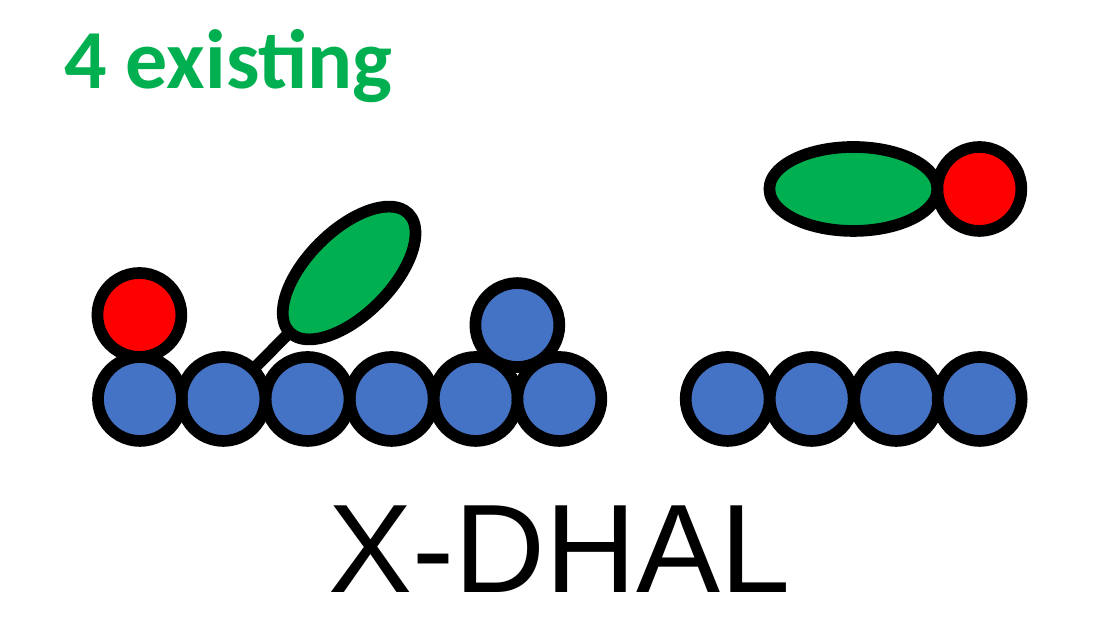
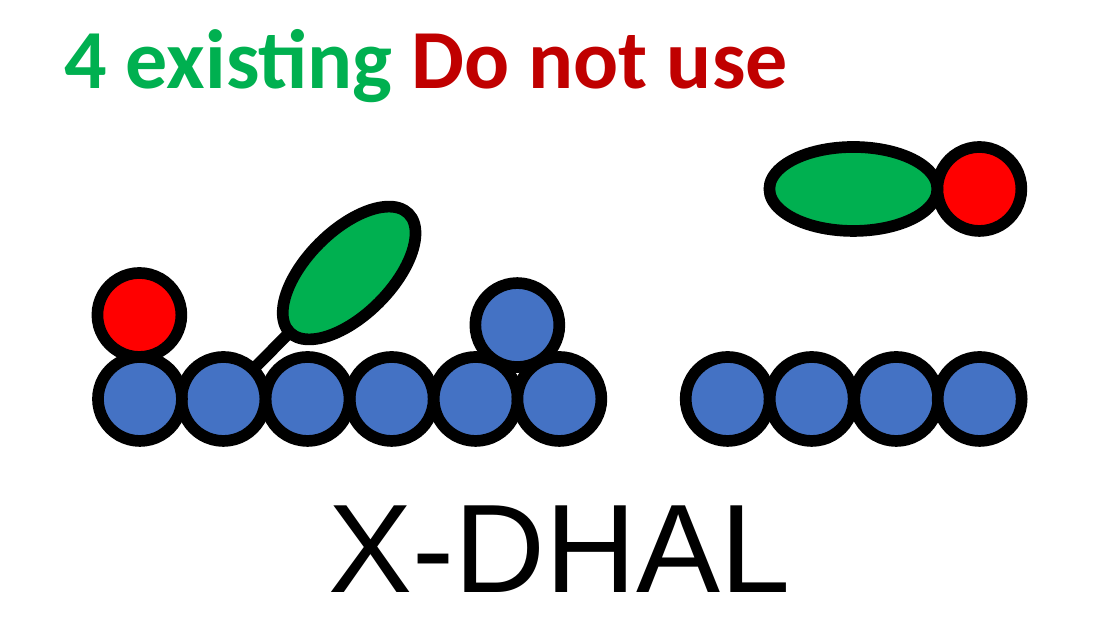
Before and after one commit to rzk1/ullmann, a slide deck: slide 28 of Labels/labels.pptx. Drawn at 1120x630 pixels with LibreOffice and Linux fonts; fonts in the diff are those of the drawing. Boxes give left, top, right and bottom in pixels: in the first picture for what was removed or moved away, otherwise in the second. Text is boxed around its words. In the diff, an @@ line names an element or a change of style, - is before the commit and + after.

Commit message:
Labels pre-existing, minor corrections

```diff
--- a/Labels/labels.pptx
+++ b/Labels/labels.pptx
@@ text at (64,29,788,103): text changed @@
-4 existing
+4 existing Do not use
```
Also in this commit, not shown: 5 other slides changed, 1 slide added, 21 other files.
